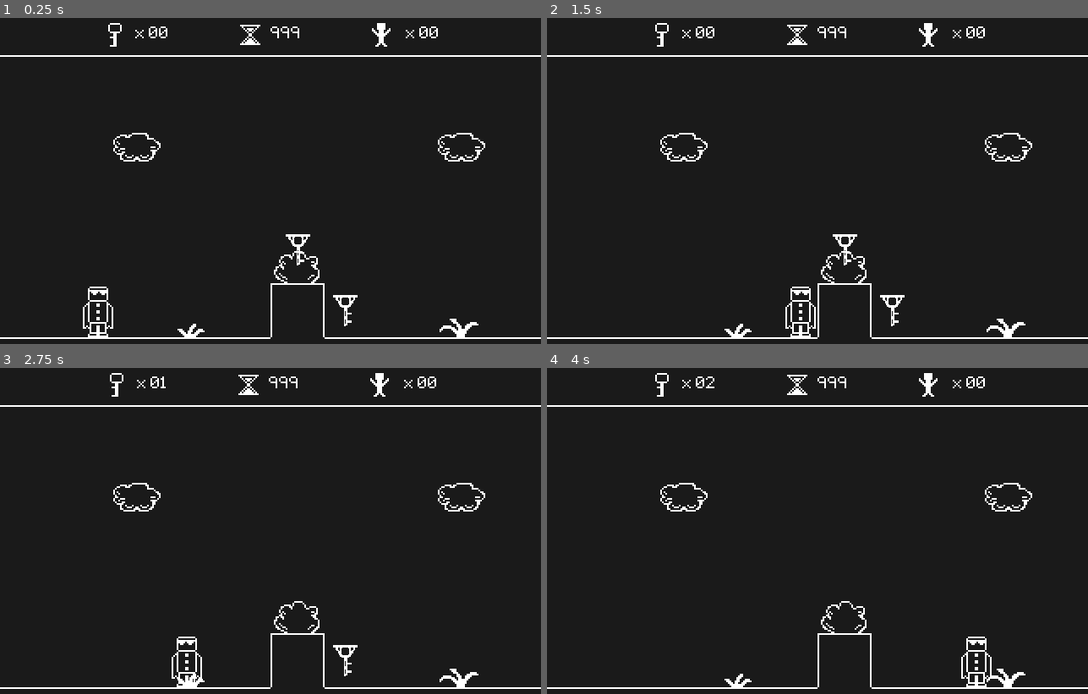
Above: before the commit, frames 1-4 (two rows, left to right).
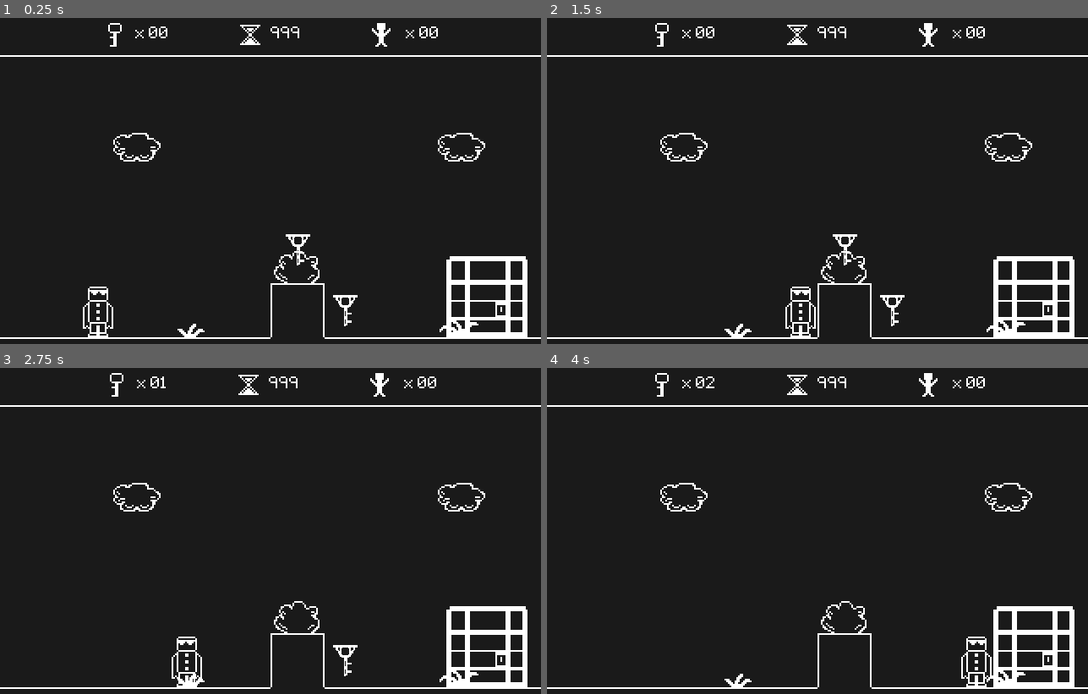
Above: after the commit, the same moments.

Repository: Kiel97/bialjam2019
Game: Godot game, scene res://Levels/Level.tscn
Same seed, same stepped clock (60 frames per second), same inputs: the game is played once before the commit and once after it.
Inputs:
- Up to frame 1 (0.25 s): no input
- Up to frame 2 (1.5 s): tap Enter at 0.5 s; hold Right (move_right) from 0.53 s (still down); tap Up (jump) at 0.77 s
- Up to frame 3 (2.75 s): tap Up (jump) at 1.52 s; release Right (move_right) at 2.03 s; hold Left (move_left) from 2.03 s (still down)
- Up to frame 4 (4 s): release Left (move_left) at 2.78 s; hold Right (move_right) from 2.78 s (still down); tap Up (jump) at 3.02, 3.77 s

The runs differ from the first frame. In frame 1, 1.6% of the frame differs, in the area x 82-98%, y 73-98%; in frame 2, 1.6%; in frame 3, 1.6%; in frame 4, 1.6%.

Commit message:
Moved Hero to the foreground

Diff:
--- a/Bialjam2019/Levels/Level.tscn
+++ b/Bialjam2019/Levels/Level.tscn
@@ -1,35 +1,40 @@
-[gd_scene load_steps=6 format=2]
+[gd_scene load_steps=7 format=2]
 
 [ext_resource path="res://Levels/Level_example.gd" type="Script" id=1]
-[ext_resource path="res://Hero/Hero.tscn" type="PackedScene" id=2]
-[ext_resource path="res://Levels/background_misc_tileset.tres" type="TileSet" id=3]
-[ext_resource path="res://Levels/ground_tileset.tres" type="TileSet" id=4]
-[ext_resource path="res://Key/Key.tscn" type="PackedScene" id=5]
+[ext_resource path="res://Levels/background_misc_tileset.tres" type="TileSet" id=2]
+[ext_resource path="res://Levels/ground_tileset.tres" type="TileSet" id=3]
+[ext_resource path="res://Key/Key.tscn" type="PackedScene" id=4]
+[ext_resource path="res://Cage/Cage.tscn" type="PackedScene" id=5]
+[ext_resource path="res://Hero/Hero.tscn" type="PackedScene" id=6]
 
 [node name="Level" type="Node2D"]
 script = ExtResource( 1 )
 
-[node name="Hero" parent="." instance=ExtResource( 2 )]
-position = Vector2( 58, 157 )
-
 [node name="Misc" type="TileMap" parent="."]
-tile_set = ExtResource( 3 )
+tile_set = ExtResource( 2 )
 cell_size = Vector2( 32, 32 )
 format = 1
 tile_data = PoolIntArray( 131074, 4, 0, 131080, 4, 0, 262149, 3, 0, 327683, 2, 0, 327688, 1, 0 )
 
 [node name="Blocks" type="TileMap" parent="."]
-tile_set = ExtResource( 4 )
+tile_set = ExtResource( 3 )
 cell_size = Vector2( 32, 32 )
 format = 1
 tile_data = PoolIntArray( 327685, 3, 0, 393216, 9, 0, 393217, 9, 0, 393218, 9, 0, 393219, 9, 0, 393220, 9, 0, 393221, 15, 0, 393222, 9, 0, 393223, 9, 0, 393224, 9, 0, 393225, 9, 0 )
 
 [node name="Collectibles" type="Node" parent="."]
+editor/display_folded = true
 
 [node name="Keys" type="Node" parent="Collectibles"]
 
-[node name="Key" parent="Collectibles/Keys" instance=ExtResource( 5 )]
+[node name="Key" parent="Collectibles/Keys" instance=ExtResource( 4 )]
 position = Vector2( 176, 140 )
 
-[node name="Key2" parent="Collectibles/Keys" instance=ExtResource( 5 )]
+[node name="Key2" parent="Collectibles/Keys" instance=ExtResource( 4 )]
 position = Vector2( 204, 176 )
+
+[node name="Cage" parent="." instance=ExtResource( 5 )]
+position = Vector2( 288, 168 )
+
+[node name="Hero" parent="." instance=ExtResource( 6 )]
+position = Vector2( 58, 157 )
